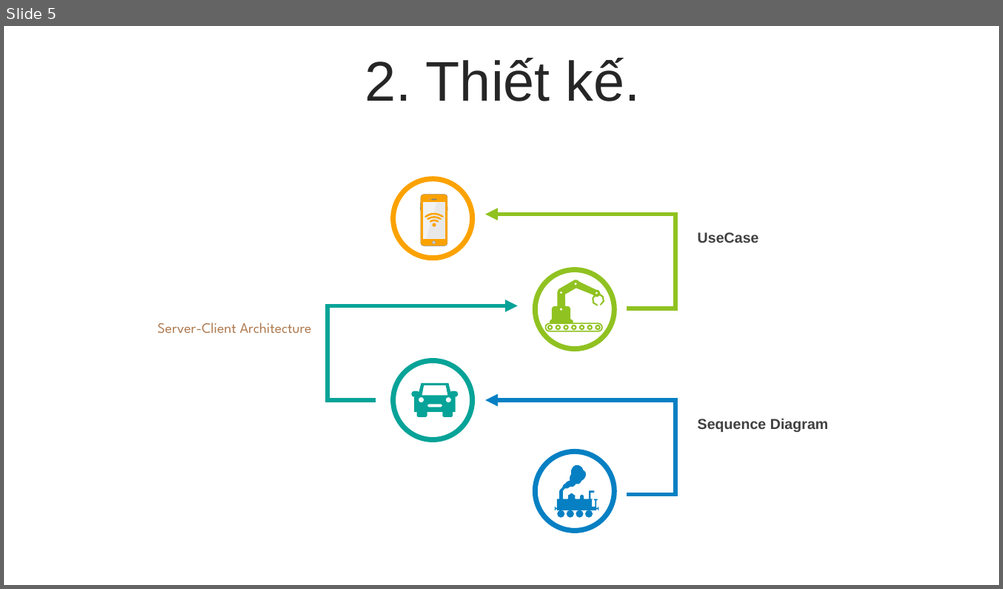
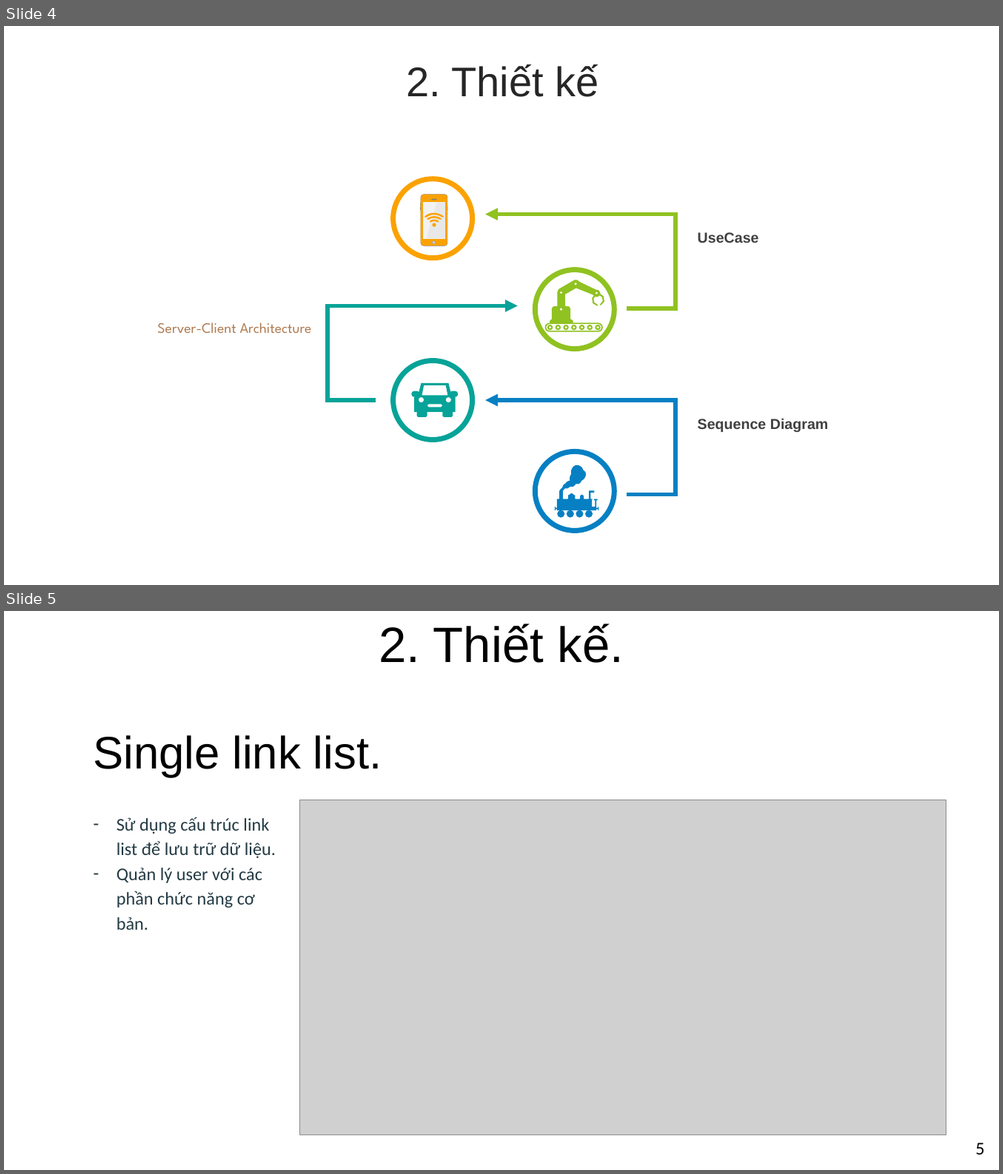
Before and after one commit to tonganh/IT126815, a slide deck: BTL/report/LTM_CHECK_POINT_1.pptx. Shown one above the other, each under a label of ours: slide 5 before the commit, slides 4 and 5 after it. The pictures are 1003x589 and 1003x1174 pixels, drawn with LibreOffice and Linux fonts; fonts in the diff are those of the drawing; grey boxes stand for pictures; background and template pictures are left out. Boxes give left, top, right and bottom in pixels: in the first picture for what was removed or moved away, otherwise in the second. Text is boxed around its words. In the diff, an @@ line names an element or a change of style, - is before the commit and + after.

```diff
--- a/BTL/report/LTM_CHECK_POINT_1.pptx
+++ b/BTL/report/LTM_CHECK_POINT_1.pptx
@@ slide 5 added at bbox=[4, 611, 999, 1170], background picture (left out) @@
@@ title added at bbox=[378, 624, 624, 663], 48 pt, text #000000 @@
+2. Thiết kế.
@@ title added at bbox=[93, 735, 381, 777], 44 pt, text #000000 @@
+Single link list.
@@ picture added at bbox=[299, 800, 945, 1136] @@
@@ text added at bbox=[116, 817, 276, 930], 17.3 pt, text #233A44 @@
+– Sử dụng cấu trúc link list để lưu trữ dữ liệu.
+– Quản lý user với các phần chức năng cơ bản.
@@ page number added at bbox=[975, 1143, 984, 1155], 17.3 pt, text #000000 @@
+5
@@ what was slide 5 is now slide 4 @@
@@ slide 4 changed as well @@
@@ text at bbox=[406, 64, 599, 97]: text changed; size 54 to 40 pt @@
-2. Thiết kế.
+2. Thiết kế
```
Also in this commit, not shown: 10 other slides changed, 2 other slides added, 1 slide removed, 18 other files.
